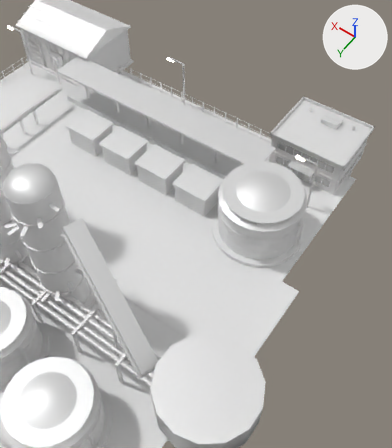
Two versions of the FBX model Assets/Art/KayseriIsland/Models/Coal/Phase2/Refinery_P2.fbx, one commit apart.
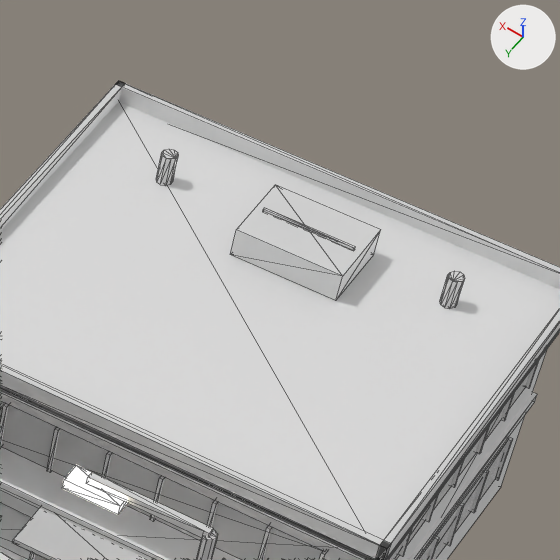
Each version is shown from a camera (50 mm lens) standing at (77.0, 35.4, 75.8) and looking at (111.1, -12.3, 0.9), then close up on the part from 73% to 94% of the width and 19% to 38% of the height. Lighting does not change. The marker at upper right points along +X, +Y and +Z. The older version's two pictures come first. The close-ups show mesh edges as thin lines. Vertices at exactly the same position are counted once.

The scene before the commit, as lines of its bpy script (objects in view):
```python
me_refinery_lamp0_001 = bpy.data.meshes.new('Refinery.Lamp0.001')
me_refinery_lamp0_001.from_pydata(...)  # a box spanning x 0.0..3.2, y -0.11..0.11, z 9.89..10.11, material slot 0; an 8-sided cylinder along z spanning x -0.18..0.18, y -0.18..0.18, z 0.0..10.0, material slot 0; a box spanning x 2.19..3.69, y -0.3..0.3, z 9.61..9.89, material slot 1
me_refinery_lamp0_001.materials.append(mat_steel)  # white #e7e7e7
me_refinery_lamp0_001.materials.append(mat_lamp_glow)  # white #e7e7e7, glowing beige #fff3d4
me_refinery_office_001 = bpy.data.meshes.new('Refinery.Office.001')
me_refinery_office_001.from_pydata(...)  # 416 vertices, 648 faces; spans x -6.9..6.9, y -5.9..7.0, z 0.0..7.84
# faces by material slot: [36, 60, 528, 12, 12]
me_refinery_office_001.materials.append(mat_offwhite)  # white #e7e7e7
me_refinery_office_001.materials.append(mat_glass)  # white #e7e7e7
me_refinery_office_001.materials.append(mat_steel_dk)  # white #e7e7e7
me_refinery_office_001.materials.append(mat_roof_grey)  # white #e7e7e7
me_refinery_office_001.materials.append(mat_steel_lt)  # white #e7e7e7
ob_refinery_lamp0 = bpy.data.objects.new('Refinery.Lamp0', me_refinery_lamp0_001)
ob_refinery_lamp0.location = (96.0, -23.39, 5.3)
ob_refinery_office = bpy.data.objects.new('Refinery.Office', me_refinery_office_001)
ob_refinery_office.location = (100.0, -33.87, 5.3)
```
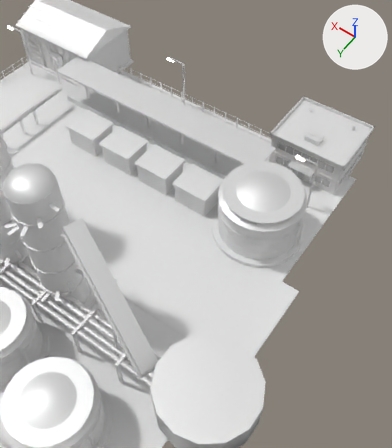
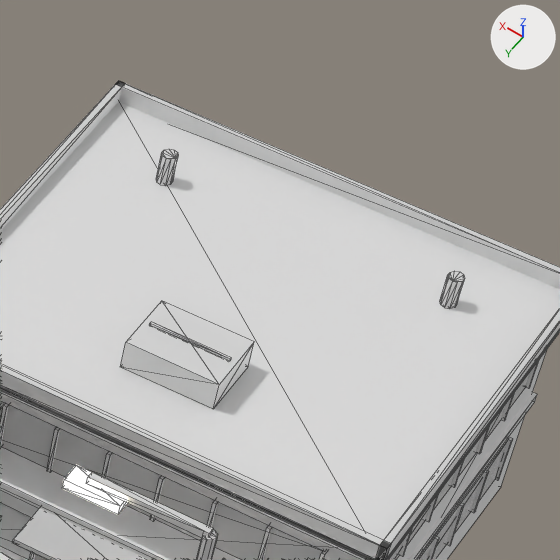
Pixel boxes [x1, y1, x2, y2] of what changed, in the close-ups (560 x 560 px; the box of a moved part takes in the faces that stretch with it):
part 1 of me_refinery_office_001, moved or reshaped
    before: [231, 185, 381, 301]
    after: [121, 301, 254, 409]
part 2 of me_refinery_office_001, moved or reshaped
    before: [263, 208, 355, 250]
    after: [150, 322, 231, 361]

The change, as a diff of the scene's bpy script:
```diff
--- a/Assets/Art/KayseriIsland/Models/Coal/Phase2/Refinery_P2.fbx.py
+++ b/Assets/Art/KayseriIsland/Models/Coal/Phase2/Refinery_P2.fbx.py
@@ me_refinery_office_001 @@
 me_refinery_office_001.from_pydata(...)  # 416 vertices, 648 faces; spans x -6.9..6.9, y -5.9..7.0, z 0.0..7.84
 # used by ob_refinery_office; location = (100.0, -33.87, 5.3)
+# me_refinery_office_001 part 1: the loose piece of 8 vertices spanning x -1.74..1.31, y -4.1..-1.9, z 6.92..7.78 is scaled about its middle by (0.866, 0.866, 1), then moved by (0.5, 5.58, 0.0)
+# me_refinery_office_001 part 2: the loose piece of 8 vertices spanning x -1.53..1.1, y -3.03..-2.96, z 7.77..7.84 is scaled about its middle by (0.866, 1, 1), then moved by (0.5, 5.58, 0.0)
 me_refinery_office_001.materials.append(mat_offwhite)
```
